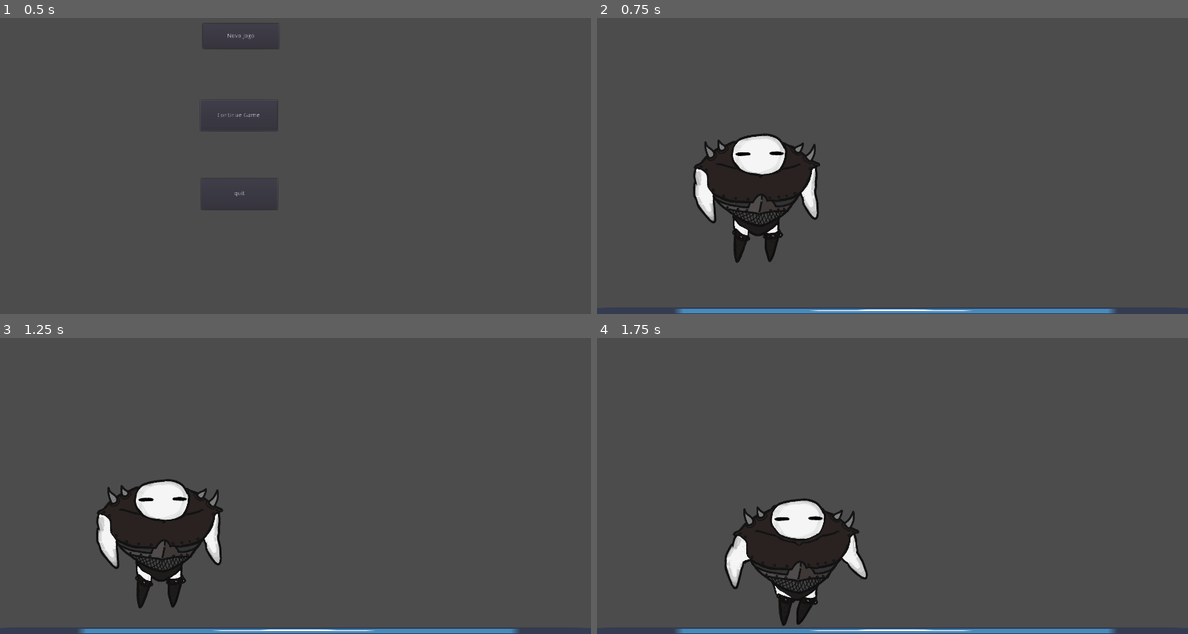
Above: before the commit, frames 1-4 (two rows, left to right).
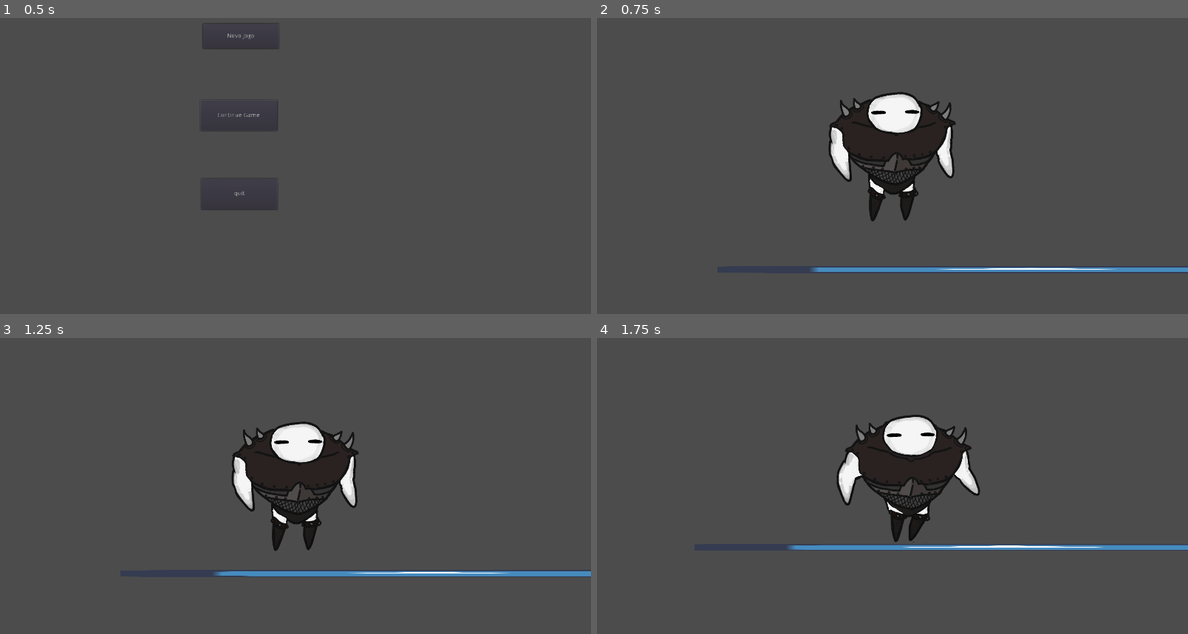
Above: after the commit, the same moments.

Repository: gabs-passarinho-garcia/bixs-e-pedro
Game: Godot game, scene res://scenes/menus/main_menu.tscn
Two runs of this game, one before a commit and one after it. Both use one fixed random seed, a clock stepped at 60 frames per second and the inputs below. The engine's default icon, where the game draws it, is replaced by a stand-in: a white triangle on a blue panel in a dark square.
Inputs:
- Up to frame 1 (0.5 s): no input
- Up to frame 2 (0.75 s): click "Novo Jogo" at 0.5 s
- Up to frame 3 (1.25 s): no input
- Up to frame 4 (1.75 s): tap Enter at 1.25 s; hold Right (ui_right) from 1.28 s (still down); tap P at 1.35 s

Frame 1 is identical in both runs. In frame 2, 13% of the frame differs, in the area x 13-100%, y 24-100%; in frame 3, 13%, in the area x 13-100%, y 28-100%; in frame 4, 13%.

Commit message:
arrumei a câmera

Diff:
--- a/Game/scenes/characters/Player/Player1.tscn
+++ b/Game/scenes/characters/Player/Player1.tscn
@@ -65,6 +65,9 @@
 }
 
 [node name="Camera2D" type="Camera2D" parent="."]
+rotating = true
+current = true
+smoothing_enabled = true
 __meta__ = {
 "_edit_lock_": true
 }
